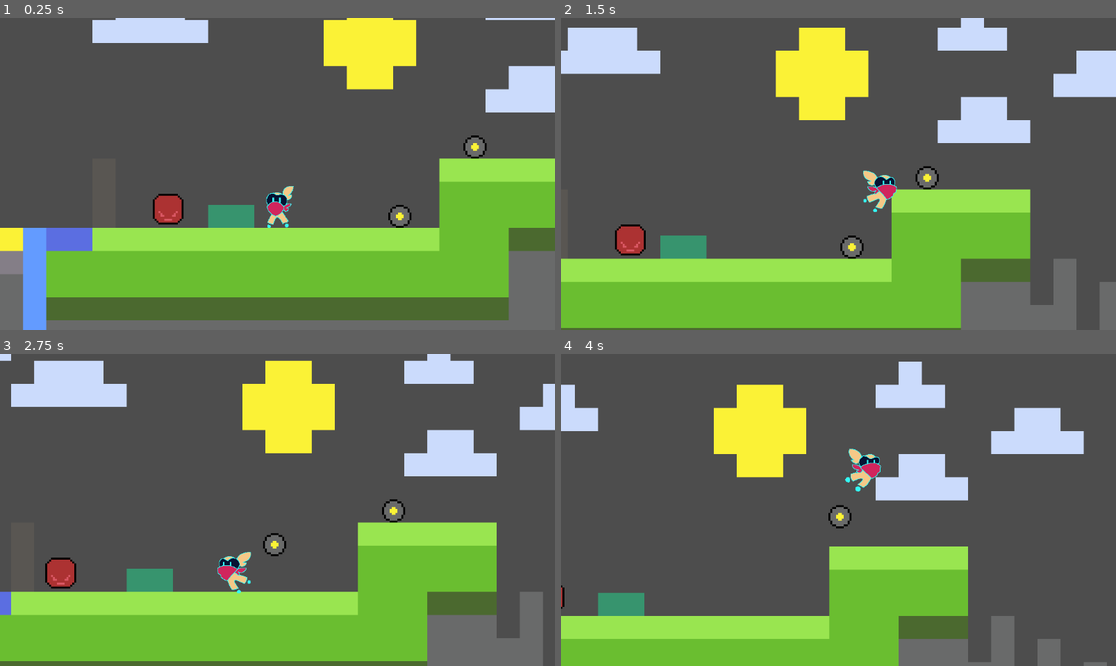
Above: before the commit, frames 1-4 (two rows, left to right).
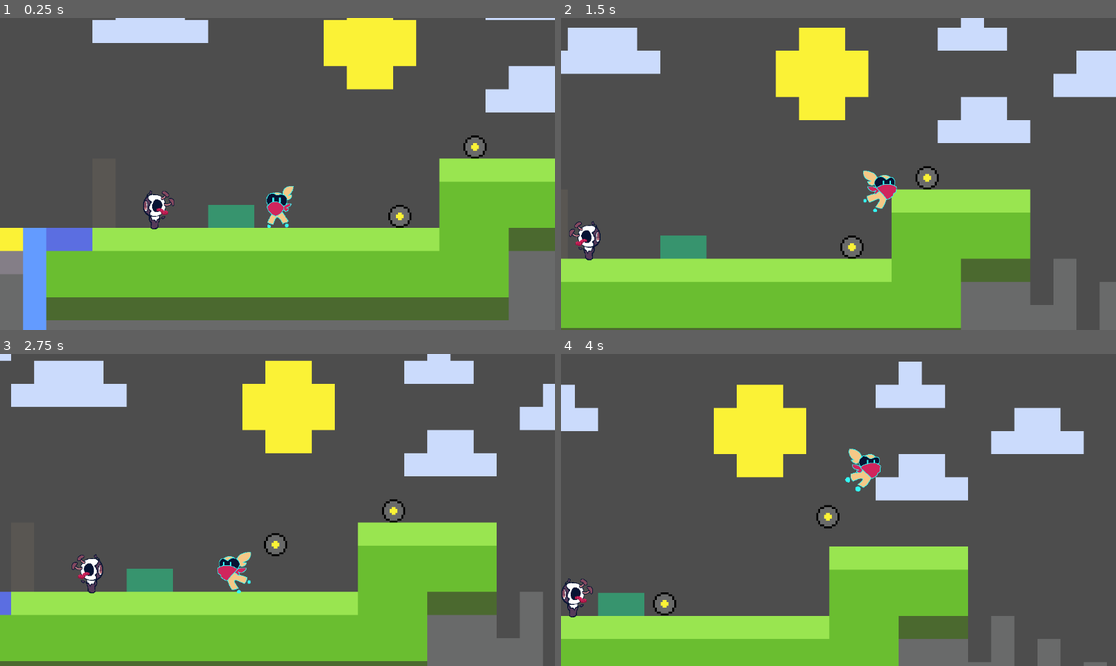
Above: after the commit, the same moments.

Repository: CookieRA9001/SI_motroidvenia
Game: Godot game, scene res://sceans/TestLevel.tscn
Same seed, same stepped clock (60 frames per second), same inputs: the game is played once before the commit and once after it.
Inputs:
- Up to frame 1 (0.25 s): no input
- Up to frame 2 (1.5 s): hold D (move_right) from 0.53 s (still down); tap E (swap) at 0.6 s; tap Space (jump) at 0.77, 1.07 s; tap Q (throw) at 0.8, 1.35 s
- Up to frame 3 (2.75 s): tap Space (jump) at 1.52, 1.55, 1.82, 2.1 s; release D (move_right) at 2.03 s; hold A (move_left) from 2.03 s (still down); tap E (swap) at 2.3 s
- Up to frame 4 (4 s): release A (move_left) at 2.78 s; hold D (move_right) from 2.78 s (still down); tap E (swap) at 2.85 s; tap Space (jump) at 3.02, 3.32, 3.77, 3.8 s; tap Q (throw) at 3.05, 3.6 s

The runs differ from the first frame. In frame 1, 0.6% of the frame differs, in the area x 25-34%, y 55-68%; in frame 2, 0.8%; in frame 3, 0.9%; in frame 4, 0.9%, in the area x 0-53%, y 48-85%.

Commit message:
enemy kiwii OwO -> _O_ *nom*

Diff:
--- a/sceans/TestLevel.tscn
+++ b/sceans/TestLevel.tscn
@@ -154,4 +154,4 @@
 shape = SubResource("WorldBoundaryShape2D_buseq")
 
 [node name="Enemy" parent="." instance=ExtResource("5_g6ttl")]
-position = Vector2(-242, 9)
+position = Vector2(-240, 6)
--- a/sceans/enemy.tscn
+++ b/sceans/enemy.tscn
@@ -1,50 +1,165 @@
-[gd_scene load_steps=7 format=3 uid="uid://ds5d0yx6s7rlq"]
+[gd_scene load_steps=16 format=3 uid="uid://ds5d0yx6s7rlq"]
 
-[ext_resource type="Texture2D" uid="uid://dpct5rw8o7h8n" path="res://assets/devart-spritesheet.png" id="1_rryyp"]
+[ext_resource type="Texture2D" uid="uid://qkre32ai2kis" path="res://assets/para_1.png" id="2_f6gcm"]
 [ext_resource type="Script" path="res://scripts/enemy.gd" id="2_t2yug"]
 
-[sub_resource type="AtlasTexture" id="AtlasTexture_nwboj"]
-atlas = ExtResource("1_rryyp")
-region = Rect2(96, 64, 16, 16)
+[sub_resource type="AtlasTexture" id="AtlasTexture_qf6rf"]
+atlas = ExtResource("2_f6gcm")
+region = Rect2(0, 200, 100, 100)
+
+[sub_resource type="AtlasTexture" id="AtlasTexture_r8cf5"]
+atlas = ExtResource("2_f6gcm")
+region = Rect2(100, 200, 100, 100)
+
+[sub_resource type="AtlasTexture" id="AtlasTexture_6t2gx"]
+atlas = ExtResource("2_f6gcm")
+region = Rect2(200, 200, 100, 100)
+
+[sub_resource type="AtlasTexture" id="AtlasTexture_thhcv"]
+atlas = ExtResource("2_f6gcm")
+region = Rect2(0, 0, 100, 100)
+
+[sub_resource type="AtlasTexture" id="AtlasTexture_lgtma"]
+atlas = ExtResource("2_f6gcm")
+region = Rect2(100, 0, 100, 100)
+
+[sub_resource type="AtlasTexture" id="AtlasTexture_mjqr6"]
+atlas = ExtResource("2_f6gcm")
+region = Rect2(200, 0, 100, 100)
+
+[sub_resource type="AtlasTexture" id="AtlasTexture_1ewby"]
+atlas = ExtResource("2_f6gcm")
+region = Rect2(0, 100, 100, 100)
+
+[sub_resource type="AtlasTexture" id="AtlasTexture_35wud"]
+atlas = ExtResource("2_f6gcm")
+region = Rect2(100, 100, 100, 100)
+
+[sub_resource type="AtlasTexture" id="AtlasTexture_06hi3"]
+atlas = ExtResource("2_f6gcm")
+region = Rect2(200, 100, 100, 100)
 
 [sub_resource type="SpriteFrames" id="SpriteFrames_wi0c2"]
 animations = [{
 "frames": [{
 "duration": 1.0,
-"texture": SubResource("AtlasTexture_nwboj")
+"texture": SubResource("AtlasTexture_qf6rf")
+}, {
+"duration": 1.0,
+"texture": SubResource("AtlasTexture_qf6rf")
+}, {
+"duration": 1.0,
+"texture": SubResource("AtlasTexture_r8cf5")
+}, {
+"duration": 1.0,
+"texture": SubResource("AtlasTexture_6t2gx")
+}],
+"loop": false,
+"name": &"attack",
+"speed": 5.0
+}, {
+"frames": [{
+"duration": 1.0,
+"texture": SubResource("AtlasTexture_thhcv")
+}, {
+"duration": 1.0,
+"texture": SubResource("AtlasTexture_lgtma")
+}, {
+"duration": 1.0,
+"texture": SubResource("AtlasTexture_thhcv")
+}, {
+"duration": 1.0,
+"texture": SubResource("AtlasTexture_mjqr6")
 }],
 "loop": true,
 "name": &"idle",
 "speed": 5.0
+}, {
+"frames": [{
+"duration": 1.0,
+"texture": SubResource("AtlasTexture_1ewby")
+}, {
+"duration": 1.0,
+"texture": SubResource("AtlasTexture_35wud")
+}, {
+"duration": 1.0,
+"texture": SubResource("AtlasTexture_06hi3")
+}, {
+"duration": 1.0,
+"texture": SubResource("AtlasTexture_35wud")
+}],
+"loop": true,
+"name": &"run",
+"speed": 5.0
 }]
 
 [sub_resource type="RectangleShape2D" id="RectangleShape2D_ilxju"]
-size = Vector2(56, 56)
+size = Vector2(28, 62)
+
+[sub_resource type="CapsuleShape2D" id="CapsuleShape2D_rguwd"]
+radius = 23.0
+height = 72.0
 
 [sub_resource type="CircleShape2D" id="CircleShape2D_0iv1o"]
-radius = 32.0156
+radius = 26.0
 
 [node name="Enemy" type="CharacterBody2D"]
 collision_layer = 4
 script = ExtResource("2_t2yug")
 
 [node name="AnimatedSprite2D" type="AnimatedSprite2D" parent="."]
-scale = Vector2(4, 4)
 sprite_frames = SubResource("SpriteFrames_wi0c2")
 animation = &"idle"
+autoplay = "idle"
 
 [node name="RayCastR" type="RayCast2D" parent="."]
-target_position = Vector2(35, 0)
+target_position = Vector2(25, 0)
 
 [node name="RayCastL" type="RayCast2D" parent="."]
-target_position = Vector2(-35, 0)
+target_position = Vector2(-25, 0)
 
 [node name="CollisionShape2D" type="CollisionShape2D" parent="."]
+position = Vector2(0, 10)
 shape = SubResource("RectangleShape2D_ilxju")
 
-[node name="hitBox" type="Area2D" parent="CollisionShape2D"]
+[node name="hurtbox" type="Area2D" parent="."]
+position = Vector2(0, 36)
+collision_mask = 4
+
+[node name="CollisionShape2D" type="CollisionShape2D" parent="hurtbox"]
+position = Vector2(0, -31)
+shape = SubResource("CapsuleShape2D_rguwd")
+debug_color = Color(0.744427, 0.420449, 0.525209, 0.42)
+
+[node name="Timer" type="Timer" parent="hurtbox"]
+wait_time = 0.6
+
+[node name="hitBox" type="Area2D" parent="."]
+position = Vector2(0, 10)
 collision_layer = 4
 collision_mask = 2
 
-[node name="CollisionShape2D" type="CollisionShape2D" parent="CollisionShape2D/hitBox"]
+[node name="CollisionShape2D" type="CollisionShape2D" parent="hitBox"]
+position = Vector2(0, -16)
 shape = SubResource("CircleShape2D_0iv1o")
+debug_color = Color(0.839869, 0.173367, 0.0135019, 0.42)
+
+[node name="TimerAttackCharge" type="Timer" parent="hitBox"]
+wait_time = 0.6
+one_shot = true
+
+[node name="TimerAttackEnd" type="Timer" parent="hitBox"]
+one_shot = true
+
+[node name="RayCastR" type="RayCast2D" parent="hitBox"]
+position = Vector2(0, -10)
+target_position = Vector2(100, 0)
+collision_mask = 2
+
+[node name="RayCastL" type="RayCast2D" parent="hitBox"]
+position = Vector2(0, -10)
+target_position = Vector2(-100, 0)
+collision_mask = 2
+
+[node name="TimerRome" type="Timer" parent="."]
+one_shot = true
--- a/sceans/player.tscn
+++ b/sceans/player.tscn
@@ -139,6 +139,7 @@
 [node name="CollisionShape2D" type="CollisionShape2D" parent="hurtbox"]
 position = Vector2(0, -36)
 shape = SubResource("CircleShape2D_wi137")
+debug_color = Color(0.849361, 0.337696, 0.427188, 0.42)
 
 [node name="Timer" type="Timer" parent="hurtbox"]
 wait_time = 0.6
--- a/scripts/enemy.gd
+++ b/scripts/enemy.gd
@@ -1,19 +1,71 @@
-extends Node2D
+extends CharacterBody2D
 
-const SPEED = 60
+enum EnemyStates { IDLE, MOVE, ATTACK }
 
-var direction = 1
+var direction = -1
+var enemy_status:EnemyStates = EnemyStates.IDLE
+var rome_states = [EnemyStates.IDLE, EnemyStates.MOVE, EnemyStates.MOVE]
+@export var speed = 60
+@export var attack_dash = 200
 
 @onready var ray_cast_r = $RayCastR
 @onready var ray_cast_l = $RayCastL
 @onready var animated_sprite = $AnimatedSprite2D
+@onready var hitbox_timer = $hitBox/TimerAttackCharge
+@onready var timer_attack_end = $hitBox/TimerAttackEnd
+@onready var hitbox_collision_shape = $hitBox/CollisionShape2D
+@onready var timer_rome = $TimerRome
+@onready var attack_ray_cast_r = $hitBox/RayCastR
+@onready var attack_ray_cast_l = $hitBox/RayCastL
+
+func _ready():
+	hitbox_collision_shape.disabled = true
 
 func _process(delta):
-	if ray_cast_r.is_colliding():
-		direction = -1
-		animated_sprite.flip_h = true
-	if ray_cast_l.is_colliding():
-		direction = 1
-		animated_sprite.flip_h = false
+	velocity.x = move_toward(velocity.x,0,delta)
 
-	position.x += direction * SPEED * delta
+	if timer_rome.is_stopped():
+		timer_rome.start()
+		enemy_status = rome_states.pick_random()
+
+	if attack_ray_cast_r.is_colliding() or attack_ray_cast_l.is_colliding():
+		enemy_status = EnemyStates.ATTACK
+
+	match enemy_status:
+		EnemyStates.MOVE:
+			animated_sprite.play("run")
+			if ray_cast_r.is_colliding():
+				direction = -1
+				animated_sprite.flip_h = false
+				attack_ray_cast_l.enabled = true
+				attack_ray_cast_r.enabled = false
+			if ray_cast_l.is_colliding():
+				direction = 1
+				animated_sprite.flip_h = true
+				attack_ray_cast_r.enabled = true
+				attack_ray_cast_l.enabled = false
+			velocity.x = direction * speed
+		EnemyStates.IDLE:
+			animated_sprite.play("idle")
+			velocity.x = 0
+		EnemyStates.ATTACK:
+			attack();
+
+	move_and_slide()
+
+func attack():
+	if !timer_attack_end.is_stopped():
+		return
+
+	velocity.x = 0
+	animated_sprite.play("attack")
+	hitbox_timer.start()
+	timer_attack_end.start()
+	await hitbox_timer.timeout
+
+	hitbox_collision_shape.disabled = false
+	velocity.x = direction * attack_dash
+	await timer_attack_end.timeout
+
+	hitbox_collision_shape.disabled = true
+	enemy_status = EnemyStates.IDLE
--- a/scripts/friendly.gd
+++ b/scripts/friendly.gd
@@ -15,7 +15,7 @@
 	if position.distance_to(target.position)>20 and is_on_floor():
 		velocity.y = jumpY_velocity
 		var direction = 1 if (target.position.x-position.x > 0) else -1
-		current_x_speed = direction * clamp(position.distance_to(target.position)*randf_range(1,2), 0, jumpX_velocity)
+		current_x_speed = direction * clamp(position.distance_to(target.position)*randf_range(1,3), 0, jumpX_velocity)
 		velocity.x = current_x_speed
 		friendly_status = Status.MOVING
 
@@ -34,15 +34,11 @@
 	var collision = move_and_collide(velocity * delta * 2)
 	if collision:
 		velocity = velocity.bounce(collision.get_normal()) * 0.75
-
-	if is_on_floor():
-		velocity.x -= velocity.x/abs(velocity.x) * delta * 5
-
-	if abs(velocity.x)+abs(velocity.y) < 1:
-		friendly_status = Status.MOVING
+		if abs(velocity.x)+abs(velocity.y) < 15:
+			friendly_status = Status.MOVING
 
 func hold(delta):
-	if position.distance_to(target.position) > 20:
+	if position.distance_to(target.position) > 50:
 		position = position.move_toward(target.position, delta*300)
 	else:
 		position = target.position
@@ -63,7 +59,8 @@
 		Status.HELD:
 			hold(delta)
 
-	move_and_slide()
+	if friendly_status != Status.INACTION:
+		move_and_slide()
 
 func holdMe():
 	velocity = Vector2(0,0);
--- a/scripts/player.gd
+++ b/scripts/player.gd
@@ -68,11 +68,9 @@
 
 func swap_friends():
 	if len(friendly_found) == 0:
-		print(1)
 		return
 
 	if len(friendly_found) == 1:
-		print(2)
 		held_friendly = friendly_found[0]
 		if held_friendly.has_method("holdMe"):
 			held_friendly.holdMe()
@@ -80,12 +78,11 @@
 
 	var new_f_index = (f_index+1) % len(friendly_found)
 	var next_friendly = friendly_found[new_f_index]
-	while new_f_index!=f_index and position.distance_to(next_friendly.position)>120:
+	while new_f_index!=f_index and position.distance_to(next_friendly.position)>80:
 		new_f_index = (new_f_index+1) % len(friendly_found)
 		next_friendly = friendly_found[new_f_index]
 
-	if new_f_index == f_index and position.distance_to(next_friendly.position)>120:
-		print(3)
+	if new_f_index == f_index and position.distance_to(next_friendly.position)>80:
 		return
 
 	if held_friendly!=null and held_friendly.has_method("unholdMe"):
@@ -103,9 +100,11 @@
 	if !animated_sprite.flip_h:
 		direction.x = -1
 	if Input.is_action_pressed("up"):
+		direction.x = 0
+		direction.y = -1
+	elif Input.is_action_pressed("down"):
+		direction.x = 0
 		direction.y = 1
-	elif Input.is_action_pressed("down"):
-		direction.y = -1
 
 	if held_friendly.has_method("throwMe"):
 		held_friendly.throwMe(direction)
Binary file added: assets/para_1.png
Not shown, added: assets/para_1.png.import
